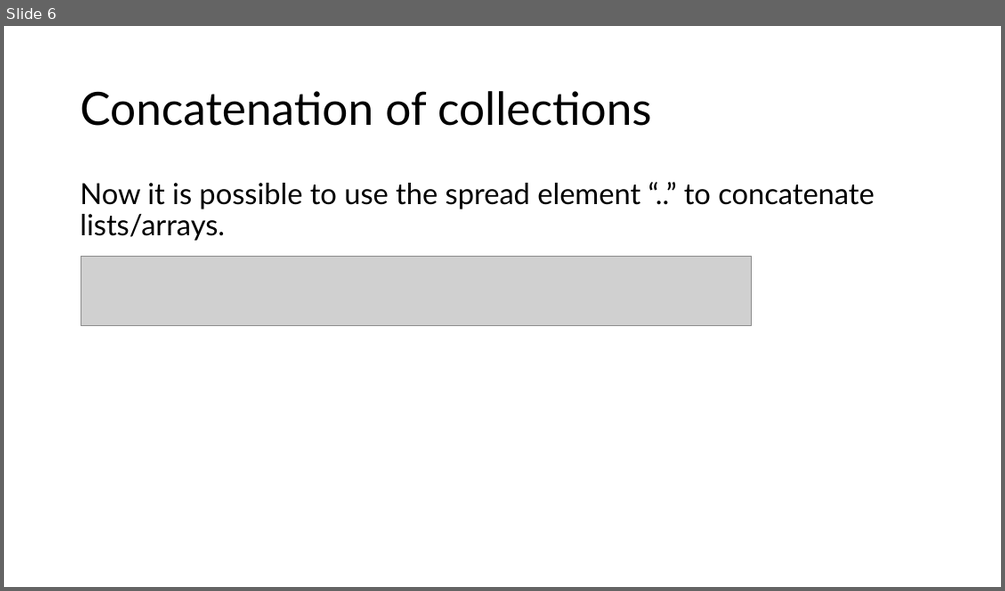
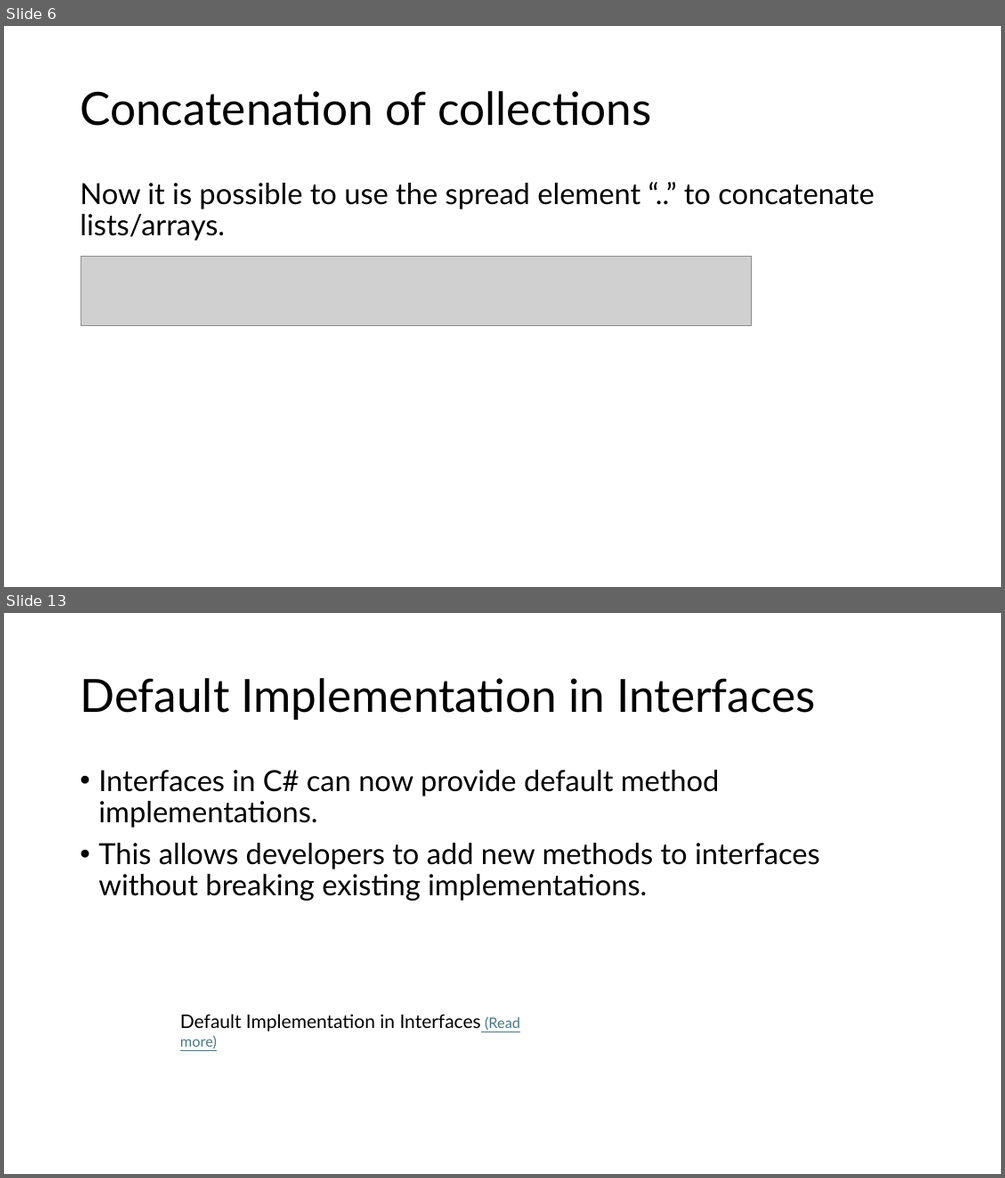
Before and after one commit to LuisSouto/C-sharp-new-features, a slide deck: slides.pptx. Shown one above the other, each under a label of ours: slide 6 before the commit, slides 6 and 13 after it; the slides between them are not shown. The pictures are 1005x591 and 1005x1178 pixels, drawn with LibreOffice and Linux fonts; fonts in the diff are those of the drawing; grey boxes stand for pictures. Boxes give left, top, right and bottom in pixels: in the first picture for what was removed or moved away, otherwise in the second. Text is boxed around its words. In the diff, an @@ line names an element or a change of style, - is before the commit and + after.

```diff
--- a/slides.pptx
+++ b/slides.pptx
@@ slide 13 added at (x1=4, y1=613, x2=1001, y2=1174), background #FFFFFF @@
@@ title added at (x1=80, y1=678, x2=816, y2=720), 44 pt, text #000000 @@
+Default Implementation in Interfaces
@@ text added at (x1=98, y1=770, x2=820, y2=900), 28 pt, text #000000 @@
+• Interfaces in C# can now provide default method implementations.
+• This allows developers to add new methods to interfaces without breaking existing implementations.
@@ text added at (x1=180, y1=1013, x2=520, y2=1048), 18 pt, text #000000 @@
+Default Implementation in Interfaces (Read more)
```
Also in this commit, not shown: 7 other slides added, 1 other file.
